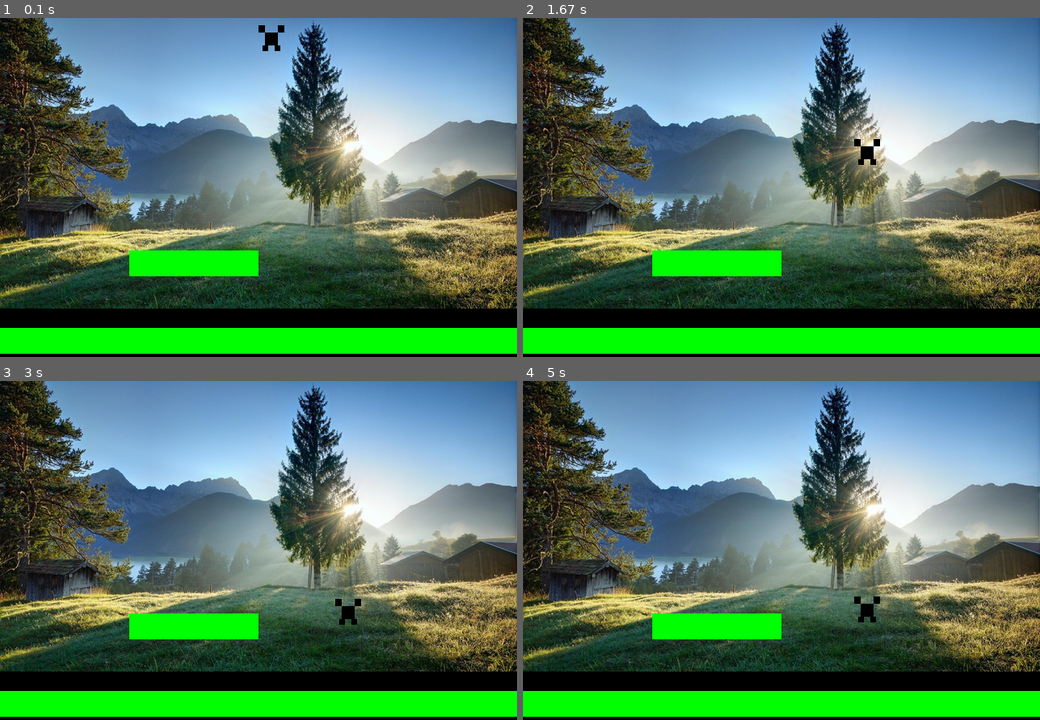
Above: before the commit, frames 1-4 (two rows, left to right).
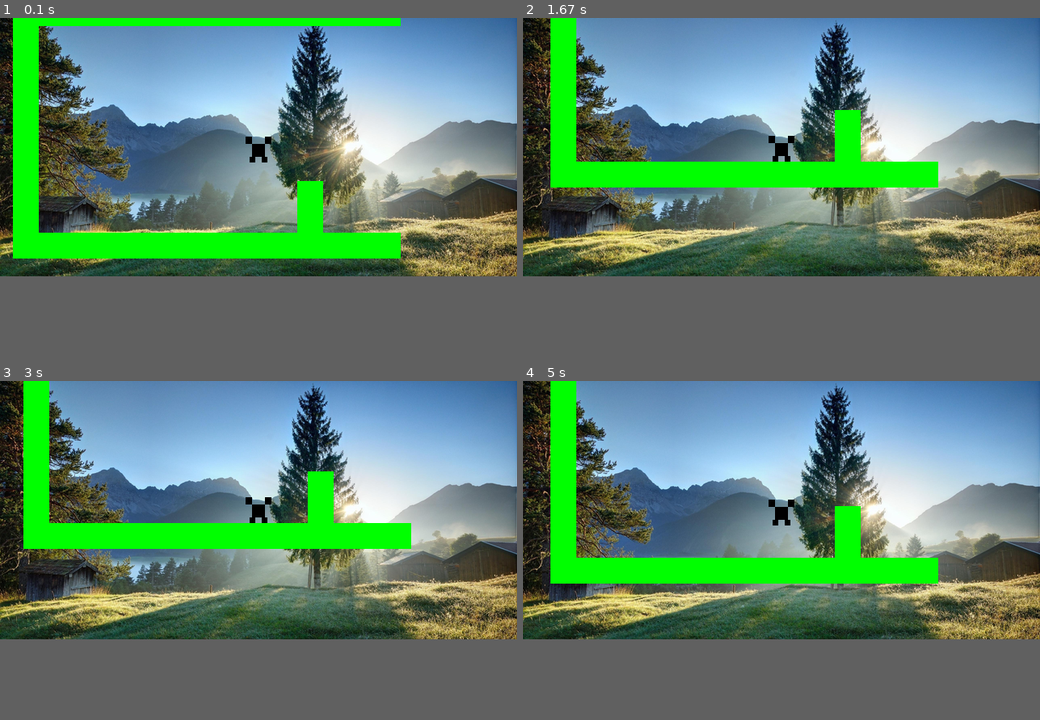
Above: after the commit, the same moments.

Repository: selselschnell/inp-pygame
Game: pygame game, started from run.py
The game is run twice, just before and just after one commit, with the same random seed, the same clock (stepped at 60 frames per second) and the same inputs.
Inputs:
- Up to frame 1 (0.1 s): no input
- Up to frame 2 (1.67 s): hold Right 0.33-0.8 s; hold Right 0.83-1.3 s; hold Left from 1.33 s (still down)
- Up to frame 3 (3 s): release Left at 1.87 s; hold Left 1.9-2.3 s; hold Right 2.33-2.97 s
- Up to frame 4 (5 s): hold Left 3-3.47 s; hold Right 3.5-3.97 s; tap Space at 3.57, 3.87, 4.07, 4.37, 4.57, 4.87 s; hold Right 4-4.47 s; hold Left from 4.5 s (still down)
The window is 640x420 before the commit and 640x320 after it. Grey fills any space a smaller window leaves; there, only what the larger window draws over its background counts as a difference.

The runs differ from the first frame. In frame 1, 29% of the frame differs, in the area x 0-100%, y 0-100%; in frame 2, 27%; in frame 3, 27%; in frame 4, 28%.

Commit message:
Map loading and camera centering.

Diff:
--- /dev/null
+++ b/maps/level-01.txt
@@ -0,0 +1,10 @@
+bbbbbbbbbbbbbbb
+b
+b
+b
+b
+b        p
+b
+b          b
+b          b
+bbbbbbbbbbbbbbb
--- a/src/main.py
+++ b/src/main.py
@@ -15,15 +15,15 @@
 
 
 class Config:
-    WINDOW_WIDTH = 640
-    WINDOW_HEIGHT = 420
+    TILE_SIZE = 32
+    WINDOW_WIDTH = TILE_SIZE * 20
+    WINDOW_HEIGHT = TILE_SIZE * 10
     BLACK = (0, 0, 0)
     RED = (255, 0, 0)
     GREEN = (0, 255, 0)
     GREY = (128, 128, 128)
     WHITE = (255, 255, 255)
     FPS = 30
-    TILE_SIZE = 32
     MAX_GRAVITY = -3
 
 
@@ -92,13 +92,35 @@
             self.rect.x = self.rect.x + self.speed
         if keys[pygame.K_SPACE]:
             self.jump()
+        self.update_camera()
+
+
+    def update_camera(self, ):
+        x_c, y_c = self.game.screen.get_rect().center
+        x_diff = x_c - self.rect.centerx
+        y_diff = y_c - self.rect.centery
+        for sprite in self.game.all_sprites:
+            sprite.rect.x += x_diff
+            sprite.rect.y += y_diff
+
+
+    def is_standing(self, hit):
+        print(hit.rect.top - (self.rect.bottom + Config.MAX_GRAVITY))
+        return abs(hit.rect.top - (self.rect.bottom + Config.MAX_GRAVITY)) <= 3
+
 
     def check_collision(self):
         hits = pygame.sprite.spritecollide(self, self.game.ground, False)
         for hit in hits:
-            if hit.rect.top >= self.rect.bottom + Config.MAX_GRAVITY:
+            if self.is_standing(hit):
                 self.rect.bottom = hit.rect.top
                 self.standing = True
+            else:
+                hit_dir = hit.rect.x - self.rect.x
+                if hit_dir < 0:
+                    self.rect.left = hit.rect.right
+                else:
+                    self.rect.right = hit.rect.left
 
 
 class GroundSprite(BaseSprite):
@@ -116,6 +138,18 @@
         self.clock = pygame.time.Clock()
         self.bg = pygame.image.load("res/bg-small.png")
 
+
+    def load_map(self, mapfile):
+        with open(mapfile, "r") as f:
+            for (y, lines) in enumerate(f.readlines()):
+                for (x, c) in enumerate(lines):
+                    if c == "b":
+                        GroundSprite(self, x, y)
+                    if c == "p":
+                        self.player = PlayerSprite(self, x, y)
+
+
+
     def new(self):
         self.playing = True
 
@@ -123,11 +157,7 @@
         self.ground = pygame.sprite.LayeredUpdates()
         self.players = pygame.sprite.LayeredUpdates()
 
-        self.player = PlayerSprite(self, 10, 0)
-        for i in range(20):
-            GroundSprite(self, i , 12)
-        for i in range(5, 10):
-            GroundSprite(self, i, 9)
+        self.load_map("maps/level-01.txt")
 
     def handle_events(self):
         for event in pygame.event.get():
